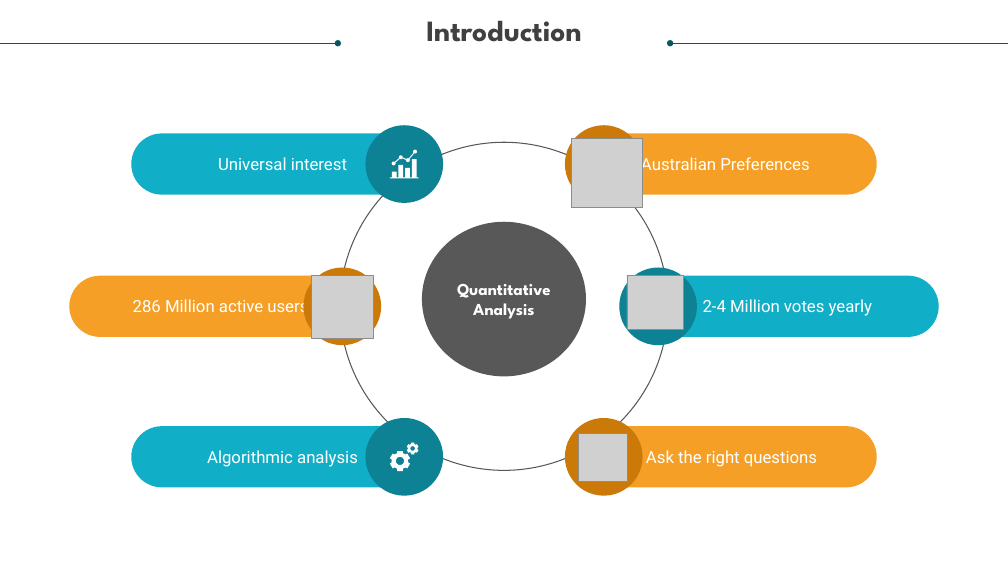
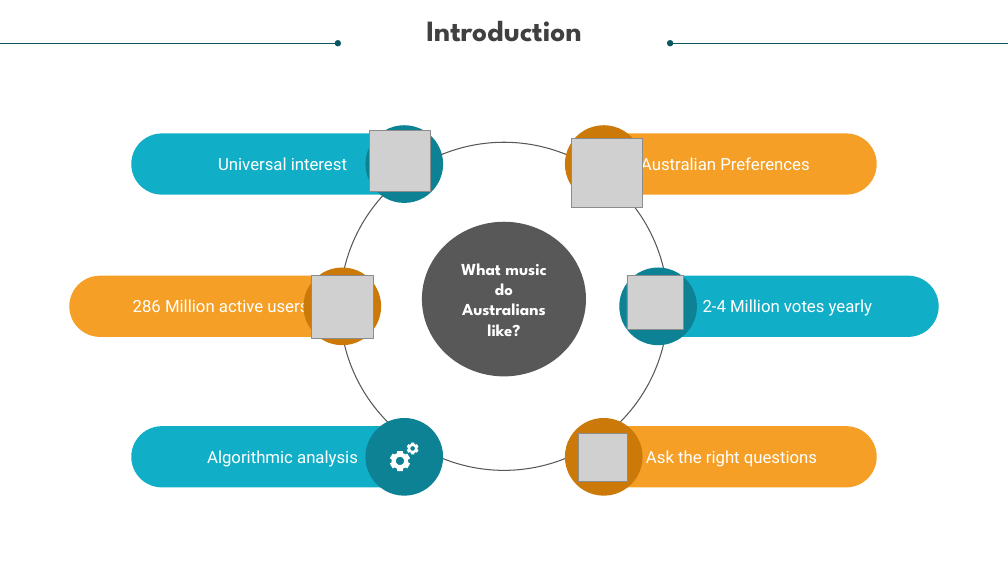
Before and after one commit to relaernu/project_1, a slide deck: slide 2 of Dancing Through The Decades_with guidelines.pptx. Drawn at 1008x567 pixels with LibreOffice and Linux fonts; fonts in the diff are those of the drawing; grey boxes stand for pictures. Boxes give left, top, right and bottom in pixels: in the first picture for what was removed or moved away, otherwise in the second. Text is boxed around its words. In the diff, an @@ line names an element or a change of style, - is before the commit and + after.

```diff
--- a/Dancing Through The Decades_with guidelines.pptx
+++ b/Dancing Through The Decades_with guidelines.pptx
@@ picture added at [370, 130, 431, 191] @@
@@ freeform shape removed at [390, 160, 419, 178] @@
@@ freeform shape removed at [392, 150, 417, 166] @@
@@ text in ellipse at [461, 263, 546, 336]: text changed @@
-Quantitative Analysis
+What music do Australians like?
```
Also in this commit, not shown: 8 other slides changed, 1 other file.
